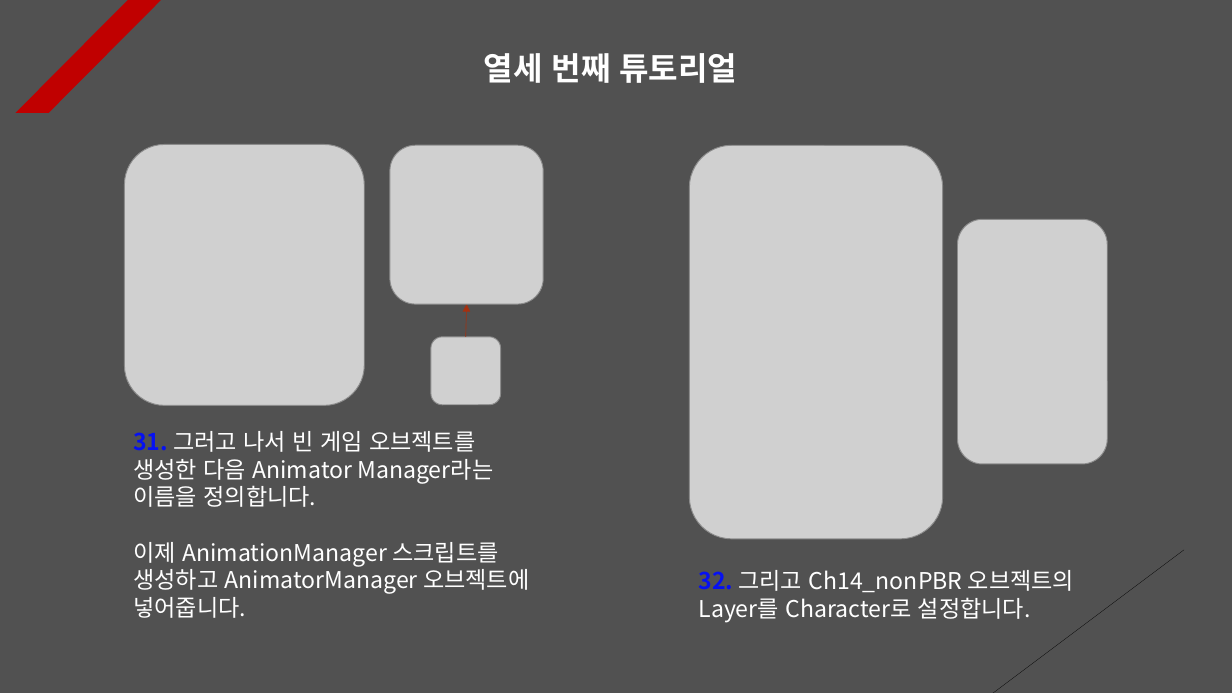
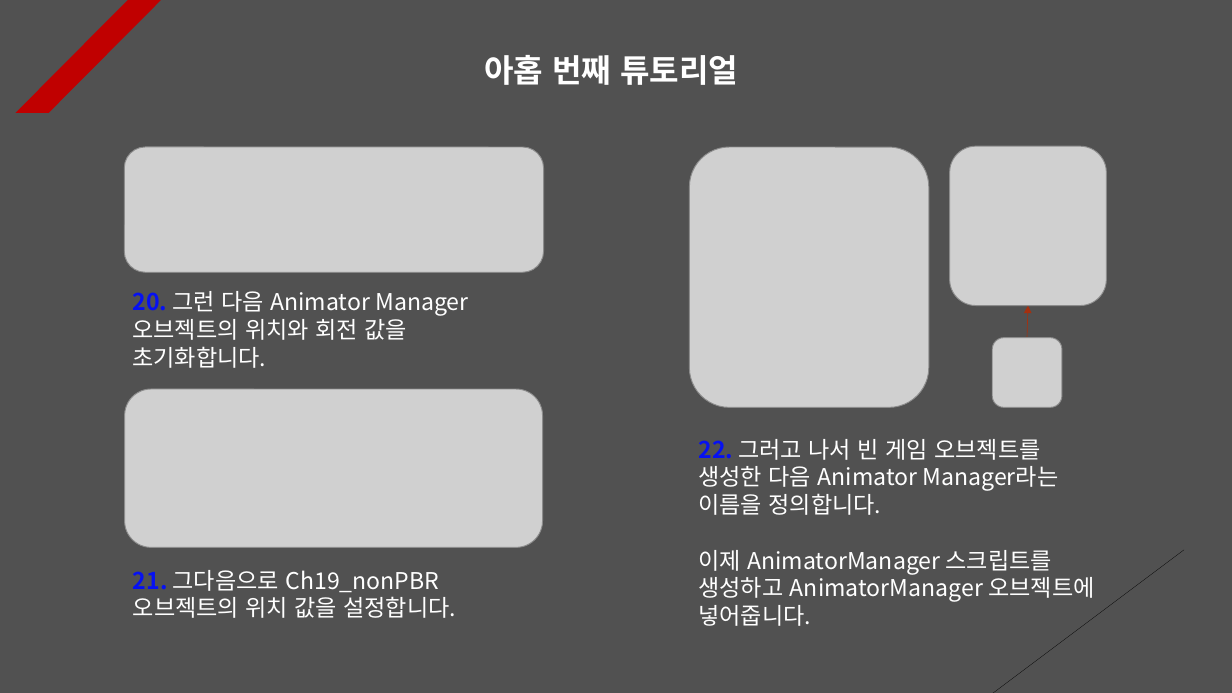
Before and after one commit to Unity2033/3D-UnityEngine, a slide deck: slide 9 of Assets/Animation Retargeting/PPT Data/Animation Retargeting Example.pptx (slide 13 before the commit). Drawn at 1232x693 pixels with LibreOffice and Linux fonts; fonts in the diff are those of the drawing; grey boxes stand for pictures. Boxes give left, top, right and bottom in pixels: in the first picture for what was removed or moved away, otherwise in the second. Text is boxed around its words. In the diff, an @@ line names an element or a change of style, - is before the commit and + after.

```diff
--- a/Assets/Animation Retargeting/PPT Data/Animation Retargeting Example.pptx
+++ b/Assets/Animation Retargeting/PPT Data/Animation Retargeting Example.pptx
@@ text at [484, 55, 738, 85]: text changed @@
-열세 번째 튜토리얼
+아홉 번째 튜토리얼
@@ picture added at [125, 147, 544, 273] @@
@@ picture removed at [390, 145, 543, 304] @@
@@ picture: place and size @@
-picture at [125, 144, 365, 405]
+picture at [689, 147, 929, 408]
@@ picture removed at [689, 145, 943, 539] @@
@@ picture added at [950, 146, 1107, 305] @@
@@ picture removed at [958, 219, 1107, 464] @@
@@ text added at [132, 291, 468, 368], 18 pt, text #FFFFFF @@
+20. 그런 다음 Animator Manager 오브젝트의 위치와 회전 값을 초기화합니다.
@@ arrow moved from (466, 337) - (467, 304) to (1028, 338) - (1029, 306) @@
@@ picture removed at [431, 337, 500, 406] @@
@@ picture added at [993, 337, 1062, 407] @@
@@ picture added at [125, 389, 543, 547] @@
@@ text at [698, 439, 1094, 626]: text changed @@
-31. 그러고 나서 빈 게임 오브젝트를 생성한 다음 Animator Manager라는 이름을 정의합니다.
-이제 AnimationManager 스크립트를 생성하고 AnimatorManager 오브젝트에 넣어줍니다.
+22. 그러고 나서 빈 게임 오브젝트를 생성한 다음 Animator Manager라는 이름을 정의합니다.
+이제 AnimatorManager 스크립트를 생성하고 AnimatorManager 오브젝트에 넣어줍니다.
@@ text at [133, 570, 456, 618]: text changed @@
-32. 그리고 Ch14_nonPBR 오브젝트의 Layer를 Character로 설정합니다.
+21. 그다음으로 Ch19_nonPBR 오브젝트의 위치 값을 설정합니다.
```
Also in this commit, not shown: 9 other slides changed, 1 slide added, 5 slides removed, 23 other files.
